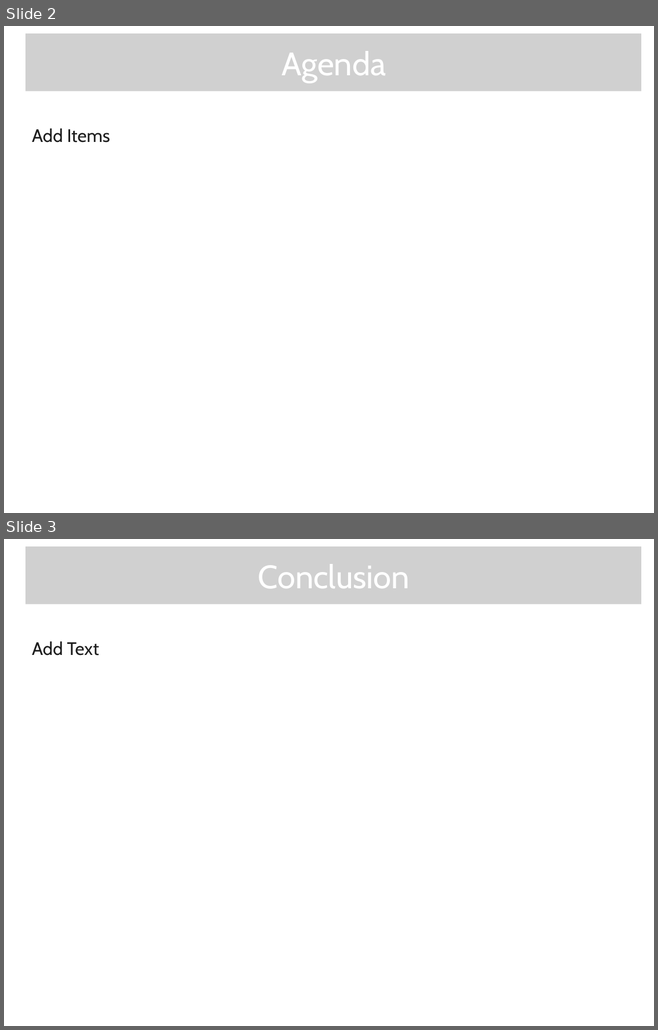
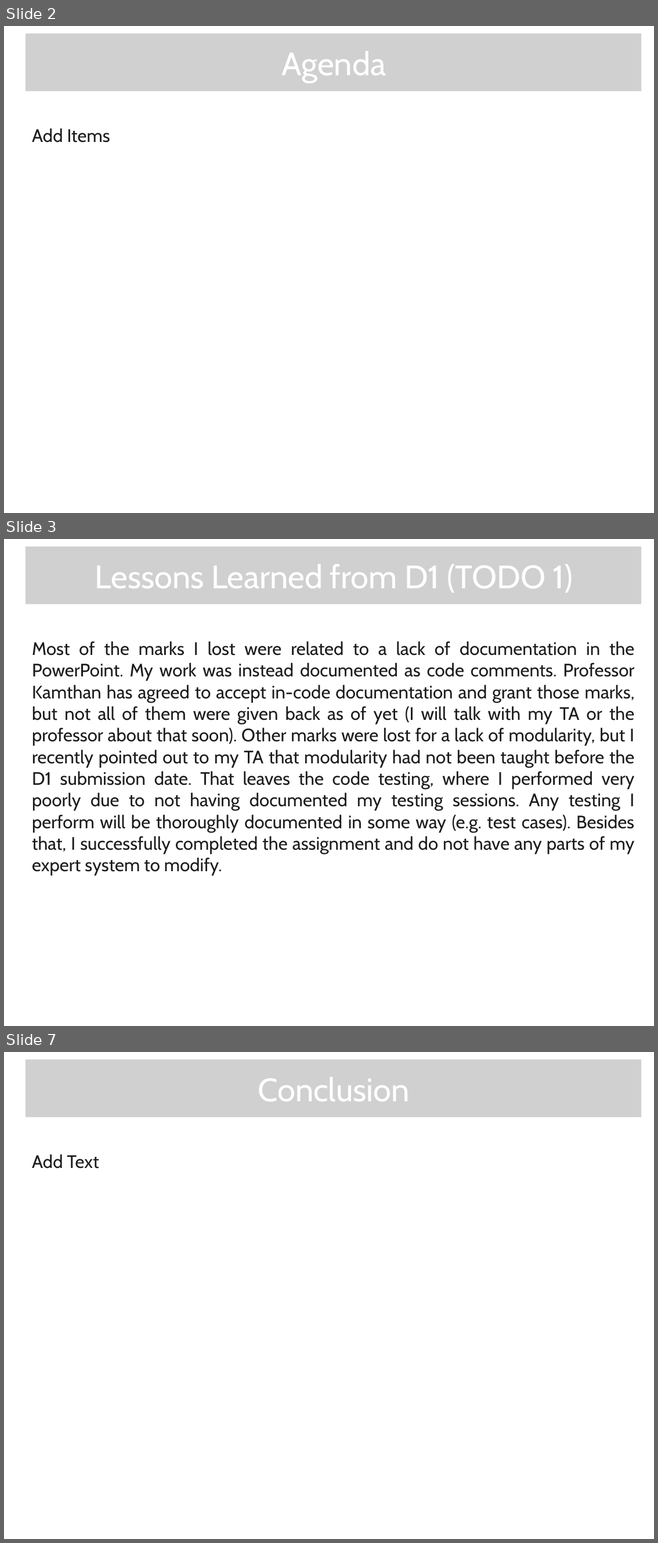
Before and after one commit to Mikachupichu/central-banking-expert-system, a slide deck: A-D2.pptx. Shown one above the other, each under a label of ours: slides 2 and 3 before the commit, slides 2, 3 and 7 after it; the slides between them are not shown. The pictures are 658x1030 and 658x1543 pixels, drawn with LibreOffice and Linux fonts; fonts in the diff are those of the drawing; grey boxes stand for pictures; background and template pictures are left out. Boxes give left, top, right and bottom in pixels: in the first picture for what was removed or moved away, otherwise in the second. Text is boxed around its words. In the diff, an @@ line names an element or a change of style, - is before the commit and + after.

Commit message:
TODO 2

```diff
--- a/A-D2.pptx
+++ b/A-D2.pptx
@@ slide 3 added at (4, 539, 654, 1026), background picture (left out) @@
@@ picture added at (25, 546, 641, 604) @@
@@ text added at (95, 564, 572, 592), 36 pt, text #FFFFFF @@
+Lessons Learned from D1 (TODO 1)
@@ text added at (32, 641, 634, 876), 20 pt, text #1C1C1C @@
+Most of the marks I lost were related to a lack of documentation in the PowerPoint. My work was instead documented as code comments. Professor Kamthan has agreed to accept in-code documentation and grant those marks, but not all of them were given back as of yet (I will talk with my TA or the professor about that soon). Other marks were lost for a lack of modularity, but I recently pointed out to my TA that modularity had not been taught before the D1 submission date. That leaves the code testing, where I performed very poorly due to not having documented my testing sessions. Any testing I perform will be thoroughly documented in some way (e.g. test cases). Besides that, I successfully completed the assignment and do not have any parts of my expert system to modify.
@@ what was slide 3 is now slide 7 @@
```
Also in this commit, not shown: 1 slide changed, 3 other slides added, 1 other file.
